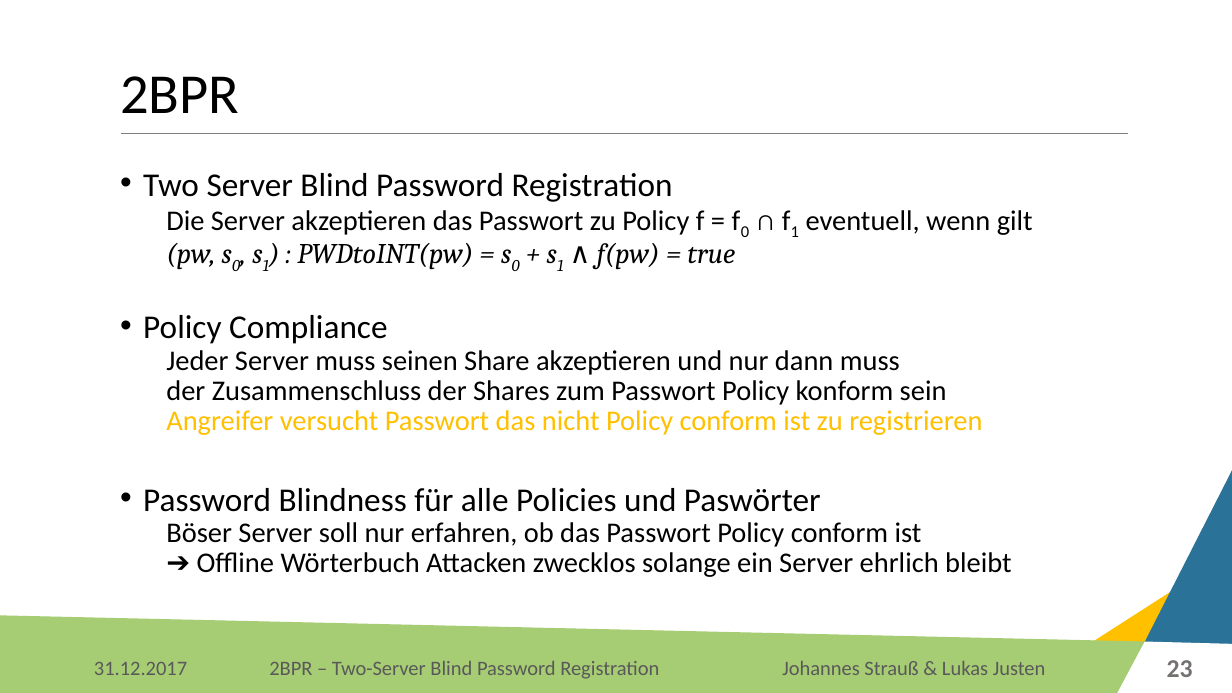
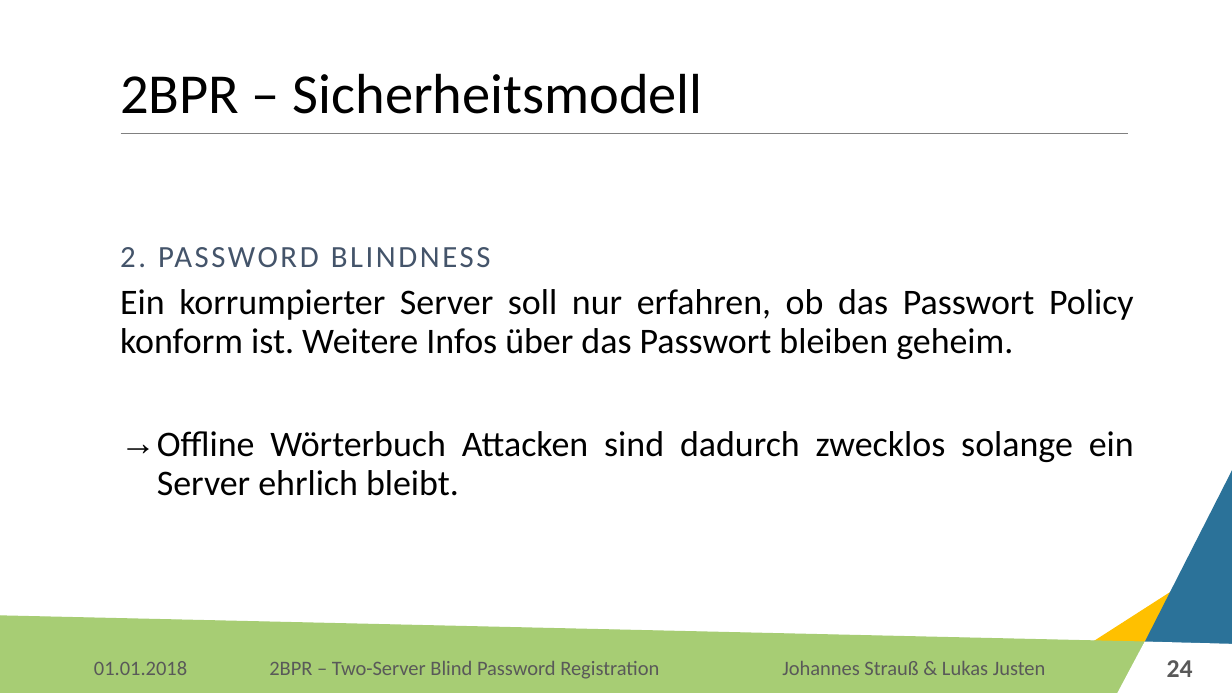
Before and after one commit to Lukas-Justen/IT-Security-2BPR, a slide deck: slide 24 of 2BPR.pptx (slide 23 before the commit). Drawn at 1232x693 pixels with LibreOffice and Linux fonts; fonts in the diff are those of the drawing; background and template pictures are left out. Boxes give left, top, right and bottom in pixels: in the first picture for what was removed or moved away, otherwise in the second. Text is boxed around its words. In the diff, an @@ line names an element or a change of style, - is before the commit and + after.

```diff
--- a/2BPR.pptx
+++ b/2BPR.pptx
@@ title at (120,73,703,114): text changed @@
-2BPR
+2BPR – Sicherheitsmodell
@@ text added at (120,247,491,267), 24 pt, text #44546A @@
+2. PASSWORD BLINDNESS
@@ text at (120,289,1134,496): text changed; size 22.2 to 28 pt @@
-• Two Server Blind Password Registration
-  Die Server akzeptieren das Passwort zu Policy f = f0 ∩ f1 eventuell, wenn gilt
-  (pw, s0, s1) : PWDtoINT(pw) = s0 + s1 ∧ f(pw) = true
-• Policy Compliance
-  Jeder Server muss seinen Share akzeptieren und nur dann muss
-  der Zusammenschluss der Shares zum Passwort Policy konform sein
-  Angreifer versucht Passwort das nicht Policy conform ist zu registrieren
-• Password Blindness für alle Policies und Paswörter
-  Böser Server soll nur erfahren, ob das Passwort Policy conform ist
-  ➔ Offline Wörterbuch Attacken zwecklos solange ein Server ehrlich bleibt
+Ein korrumpierter Server soll nur erfahren, ob das Passwort Policy konform ist. Weitere Infos über das Passwort bleiben geheim.
+→ Offline Wörterbuch Attacken sind dadurch zwecklos solange ein Server ehrlich bleibt.
@@ text at (94,661,187,675): text changed @@
-31.12.2017
+01.01.2018
@@ page number at (1167,660,1193,677): text changed; text colour #767171 to #595959 @@
-23
+24
```
Also in this commit, not shown: 25 other slides changed, 1 slide added.
